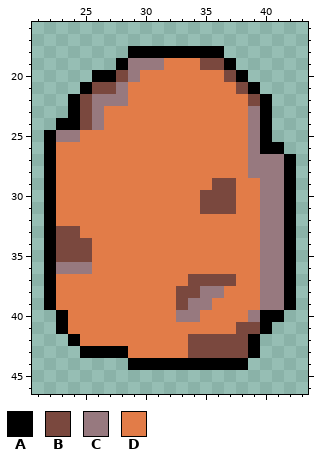
A pixel-art sprite gets an edit: Assets/Art/Potatoes/Body_Variant1.png. That is the earlier state.
The file is 64x64 pixels. Shown: x 21..43, y 16..46.
Palette (. is transparent): A #000000  B #7a483e  C #97797f  D #e27c48
The result:
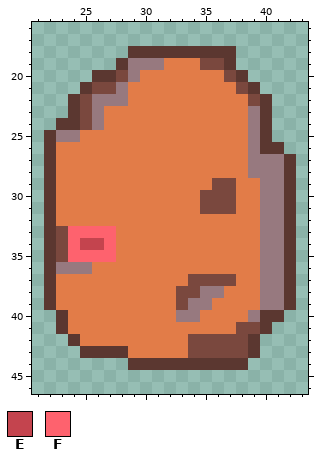
Colours new in this view: E #c4444e  F #fe626e
Changes in this commit:
{"colour":"A","old":"#000000","new":"#5b3730"}
{"y":18,"x":37,"old":".","new":"A"}
{"y":33,"x":24,"old":"BDDD","new":"FFFF"}
{"y":34,"x":24,"old":"BBDD","new":"FEEF"}
{"y":35,"x":24,"old":"BBDD","new":"FFFF"}
{"label":"changed","picture_box":[44,46,296,370]}
